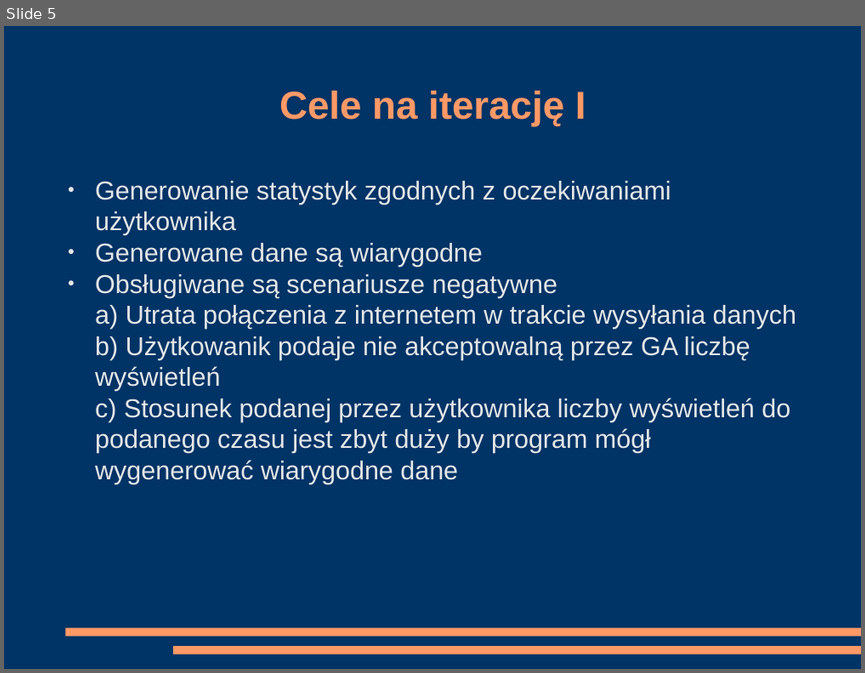
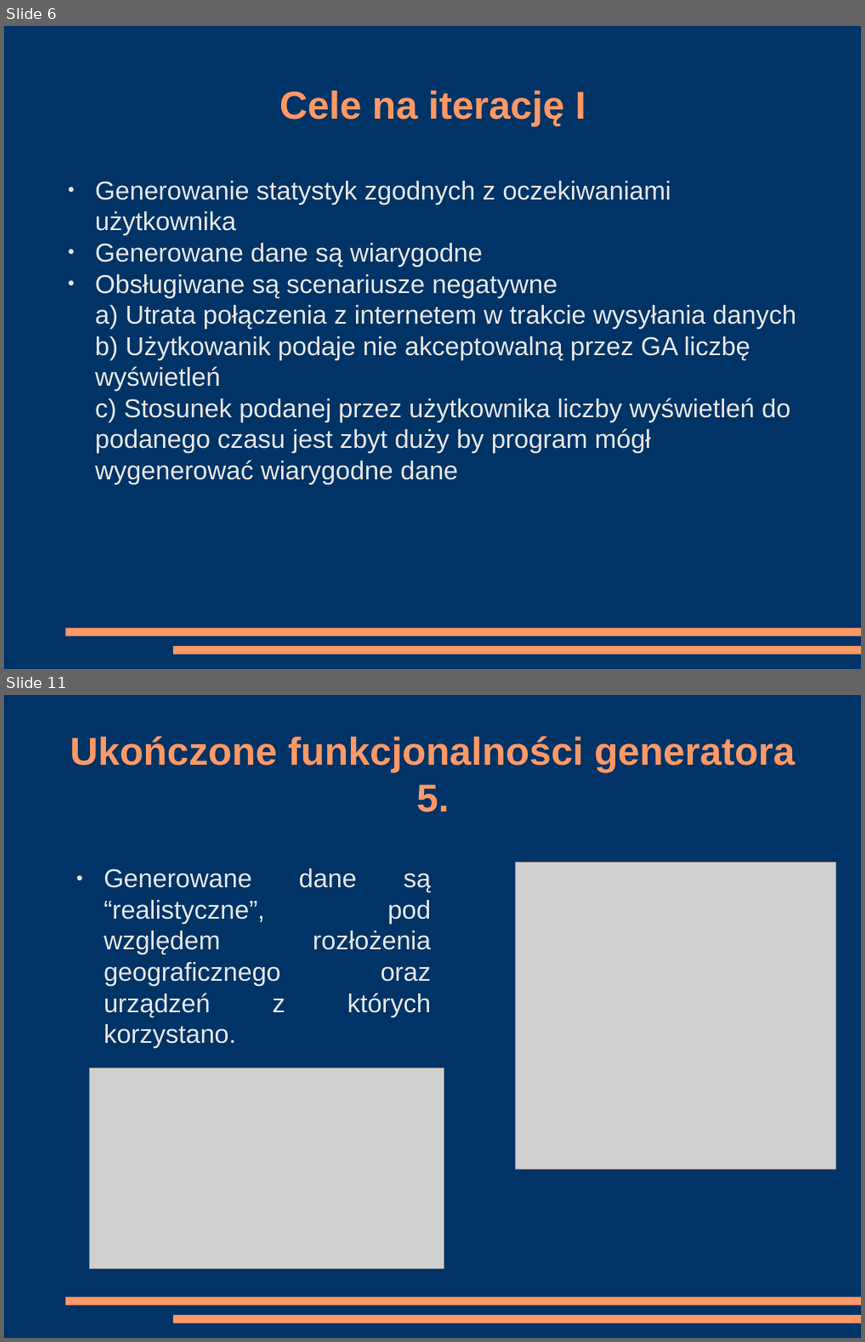
Before and after one commit to kanadas/IO, a slide deck: Iteracja_I_prezentacja.odp. Shown one above the other, each under a label of ours: slide 5 before the commit, slides 6 and 11 after it; the slides between them are not shown. The pictures are 865x673 and 865x1342 pixels, drawn with LibreOffice and Linux fonts; fonts in the diff are those of the drawing; grey boxes stand for pictures. Boxes give left, top, right and bottom in pixels: in the first picture for what was removed or moved away, otherwise in the second. Text is boxed around its words. In the diff, an @@ line names an element or a change of style, - is before the commit and + after.

```diff
--- a/Iteracja_I_prezentacja.odp
+++ b/Iteracja_I_prezentacja.odp
@@ slide 11 added at (x1=4, y1=695, x2=861, y2=1338), background #003366; not listed: 2 template elements that a slide beside it also shows @@
@@ title added at (x1=70, y1=736, x2=794, y2=812), 36 pt, text #FF9966, bold @@
+Ukończone funkcjonalności generatora 5.
@@ text added at (x1=103, y1=868, x2=431, y2=1048), 24 pt, text #E6E6E6 @@
+● Generowane dane są “realistyczne”, pod względem rozłożenia geograficznego oraz urządzeń z których korzystano.
@@ picture added at (x1=516, y1=862, x2=836, y2=1169) @@
@@ picture added at (x1=90, y1=1068, x2=444, y2=1269) @@
@@ what was slide 5 is now slide 6 @@
```
Also in this commit, not shown: 7 slides changed, 3 other slides added, 1 slide removed, 5 other files.
